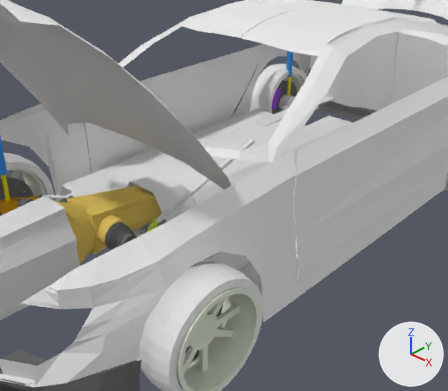
Renders of the Blender file BMW/bmw150i.blend from each side of a commit.
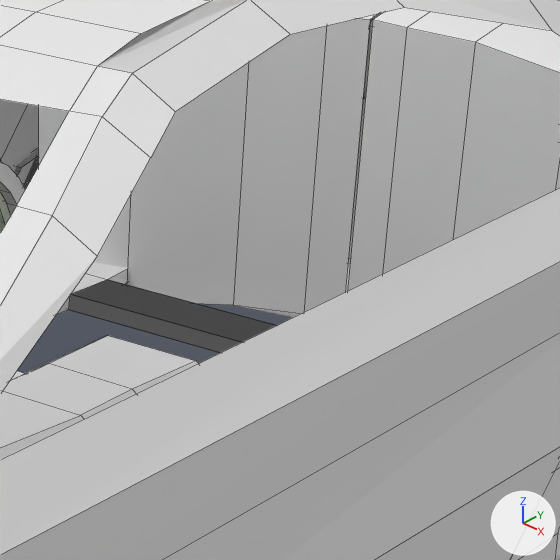
Each version appears first from a 50 mm lens placed at (4.862, -5.68, 3.22), pointed at (1.923, -2.575, 0.996), and next in a close-up on the part from 67% to 100% of the width and 7% to 45% of the height. Lighting does not change. The marker at lower right points along +X, +Y and +Z. The close-ups show mesh edges as thin lines.

The older version as bpy lines, for what is in view:
```python
me_cube_003 = bpy.data.meshes.new('Cube.003')
me_cube_003.from_pydata(...)  # 44 vertices, 38 faces; spans x -1.29..1.29, y -10.46..3.31, z -1.0..1.0
me_cylinder_037 = bpy.data.meshes.new('Cylinder.037')
me_cylinder_037.from_pydata(...)  # 192 vertices, 132 faces; spans x -1.05..1.05, y -1.05..1.05, z -1.0..1.0
me_cylinder_037.materials.append(mat_llantamaterial)  # its picture is missing
me_plane_001 = bpy.data.meshes.new('Plane.001')
me_plane_001.from_pydata(...)  # 540 vertices, 384 faces, 4 loose edges; spans x -3.0..3.0, y -245.0..1.0, z -1.0..2.0
me_plane_001.materials.append(mat_bodymat)  # its picture is missing
ob_body = bpy.data.objects.new('body', me_plane_001)
ob_body.location = (0.0, -4.49, -0.208)
ob_body.scale = (0.613, -0.0375, 1.0)
ob_frontsuspensionframe_001 = bpy.data.objects.new('frontSuspensionFrame.001', me_cube_003)
ob_frontsuspensionframe_001.location = (0.02, 3.01, -0.372)
ob_frontsuspensionframe_001.scale = (1.0, 0.143, 0.0359)
ob_michelintire_003 = bpy.data.objects.new('michelinTire.003', me_cylinder_037)
ob_michelintire_003.parent = ob_rearrightwheel
ob_michelintire_003.matrix_parent_inverse = Matrix(((0.0, 0.0, -1.981, -0.723), (0.0, 1.981, 0.0, -5.382), (5.196, 0.0, 0.0, 9.14), (0.0, 0.0, 0.0, 1.0)))
ob_michelintire_003.location = (-1.708, 2.724, -0.371)
ob_michelintire_003.rotation_euler = (0.0, -1.571, 0.0)  # degrees (0, -90, 0)
ob_michelintire_003.scale = (0.585, 0.585, 0.21)
# also in view: 'leftDoor' at (1.684, 0.452, 0.174)
```
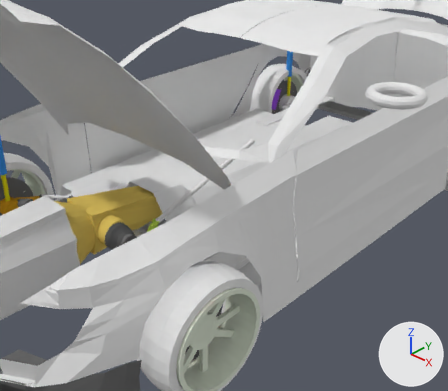
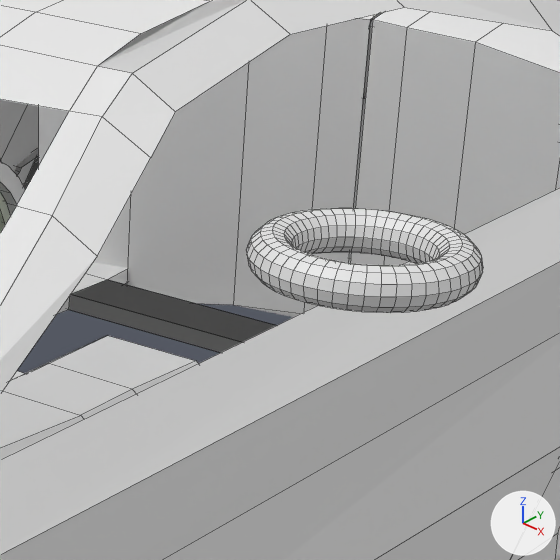
Location of each change, [x1, y1, x2, y2] in pixels of the close-ups (560 x 560 px):
'Torus', added: after [246, 208, 483, 313]

The change, as a diff of the scene's bpy script:
```diff
--- a/BMW/bmw150i.blend.py
+++ b/BMW/bmw150i.blend.py
@@ me_torus @@
+me_torus.from_pydata(...)  # a torus around z (ring radius 1.0, tube radius 0.25) spanning x -1.25..1.25, y -1.25..1.25, z -0.25..0.25
@@ ob_torus @@
+ob_torus = bpy.data.objects.new('Torus', me_torus)
+ob_torus.location = (2.646, -1.398, 1.685)
+ob_torus.scale = (0.188, 0.188, 0.188)
```
